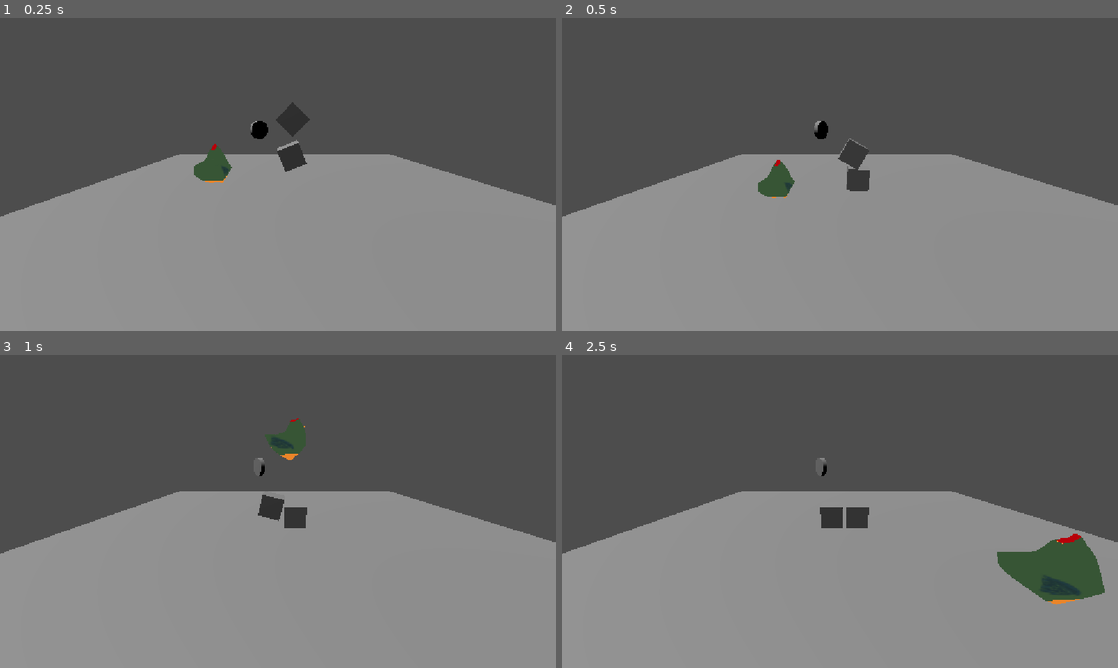
Above: before the commit, frames 1-4 (two rows, left to right).
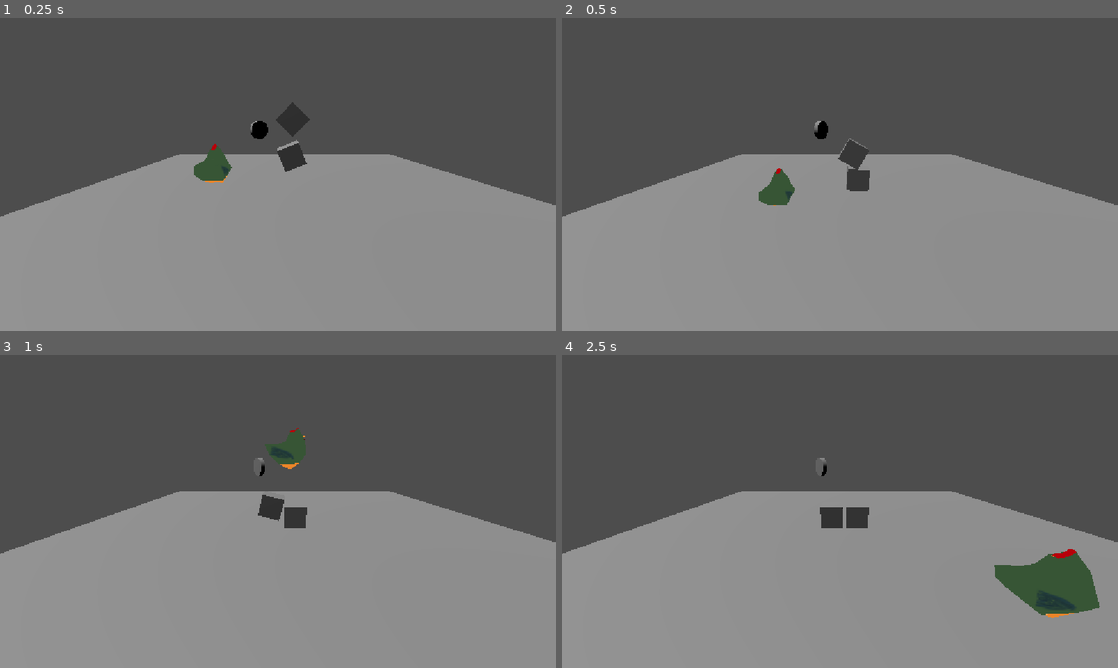
Above: after the commit, the same moments.

Repository: AyanChowdhury07/Between-Seasons
Game: Godot game, scene res://world.tscn
The game is run twice, just before and just after one commit, with the same random seed, the same clock (stepped at 60 frames per second) and the same inputs.
Inputs:
- Up to frame 1 (0.25 s): no input
- Up to frame 2 (0.5 s): no input
- Up to frame 3 (1 s): tap Enter (ui_accept) at 0.5, 0.77 s; hold Right (ui_right) from 0.53 s (still down)
- Up to frame 4 (2.5 s): release Right (ui_right) at 1.28 s; hold Down (ui_down) 1.28-2.03 s; tap Enter (ui_accept) at 1.52 s; hold Right (ui_right) from 2.03 s (still down)

Frame 1 is identical in both runs. In frame 2, 0.4% of the frame differs, in the area x 35-42%, y 45-60%; in frame 3, 0.2%; in frame 4, 2.2%, in the area x 77-98%, y 57-84%.

Commit message:
Modified Vane collision sphere

Diff:
--- a/vane_body_3d.tscn
+++ b/vane_body_3d.tscn
@@ -4,7 +4,8 @@
 [ext_resource type="Script" uid="uid://bqhadukosciiw" path="res://vane_body_3d.gd" id="1_v2le5"]
 
 [sub_resource type="CapsuleShape3D" id="CapsuleShape3D_m28v3"]
-height = 1.6181641
+radius = 1.0
+height = 3.0
 
 [node name="VaneBody3D" type="CharacterBody3D" unique_id=249208905]
 script = ExtResource("1_v2le5")
@@ -13,7 +14,7 @@
 transform = Transform3D(-4.371139e-08, 0, 1, 0, 1, 0, -1, 0, -4.371139e-08, 0, 0, 0)
 
 [node name="CollisionShape3D" type="CollisionShape3D" parent="." unique_id=438423687]
-transform = Transform3D(-1.5825002e-07, 0, 2.6572773, 0, 1.864608, 0, -3.6203382, 0, -1.1615327e-07, -0.68919134, -0.81683385, 0.23872809)
+transform = Transform3D(1, 0, 0, 0, 1, 0, 0, 0, 1, -0.65, -0.9, 0)
 shape = SubResource("CapsuleShape3D_m28v3")
 
 [node name="CameraController" type="Node3D" parent="." unique_id=1509123532]
